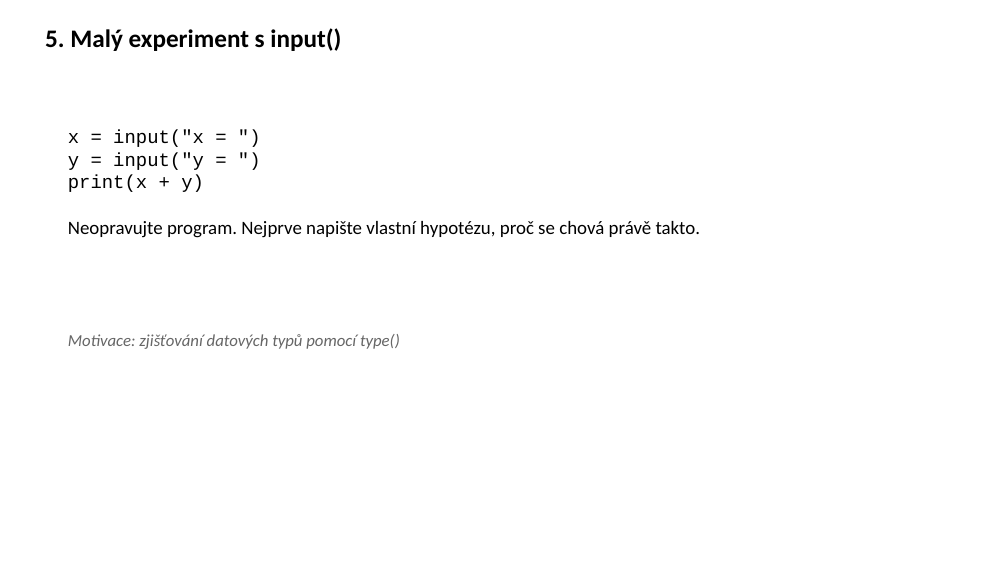
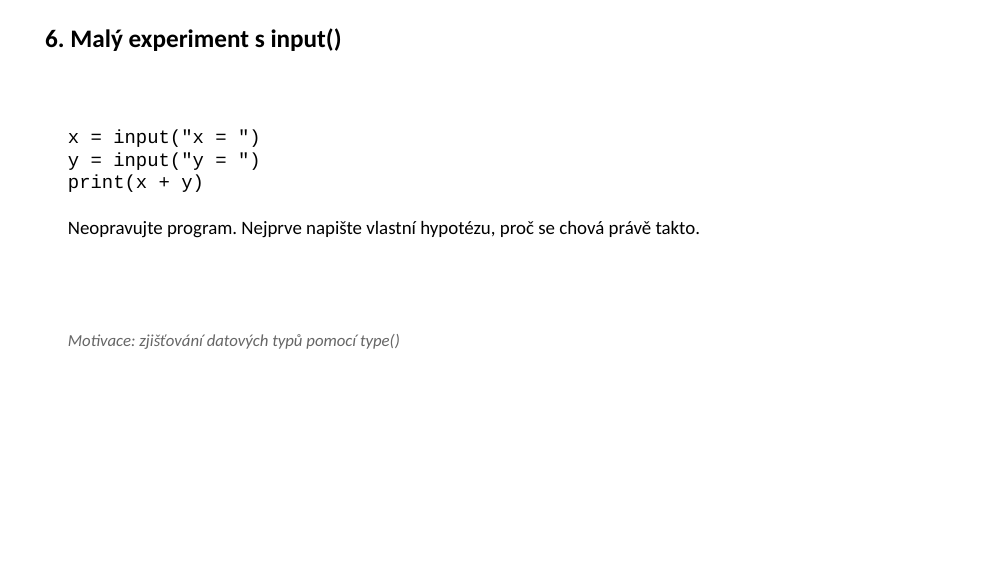
Before and after one commit to k155cvut/uvin, a slide deck: slide 7 of cviceni/cv2/uvin_cv2.pptx (slide 6 before the commit). Drawn at 1008x567 pixels with LibreOffice and Linux fonts; fonts in the diff are those of the drawing. Boxes give left, top, right and bottom in pixels: in the first picture for what was removed or moved away, otherwise in the second. Text is boxed around its words. In the diff, an @@ line names an element or a change of style, - is before the commit and + after.

```diff
--- a/cviceni/cv2/uvin_cv2.pptx
+++ b/cviceni/cv2/uvin_cv2.pptx
@@ text at [45,28,342,51]: text changed @@
-5. Malý experiment s input()
+6. Malý experiment s input()
```
Also in this commit, not shown: 6 other slides changed, 1 slide added, 1 other file.
